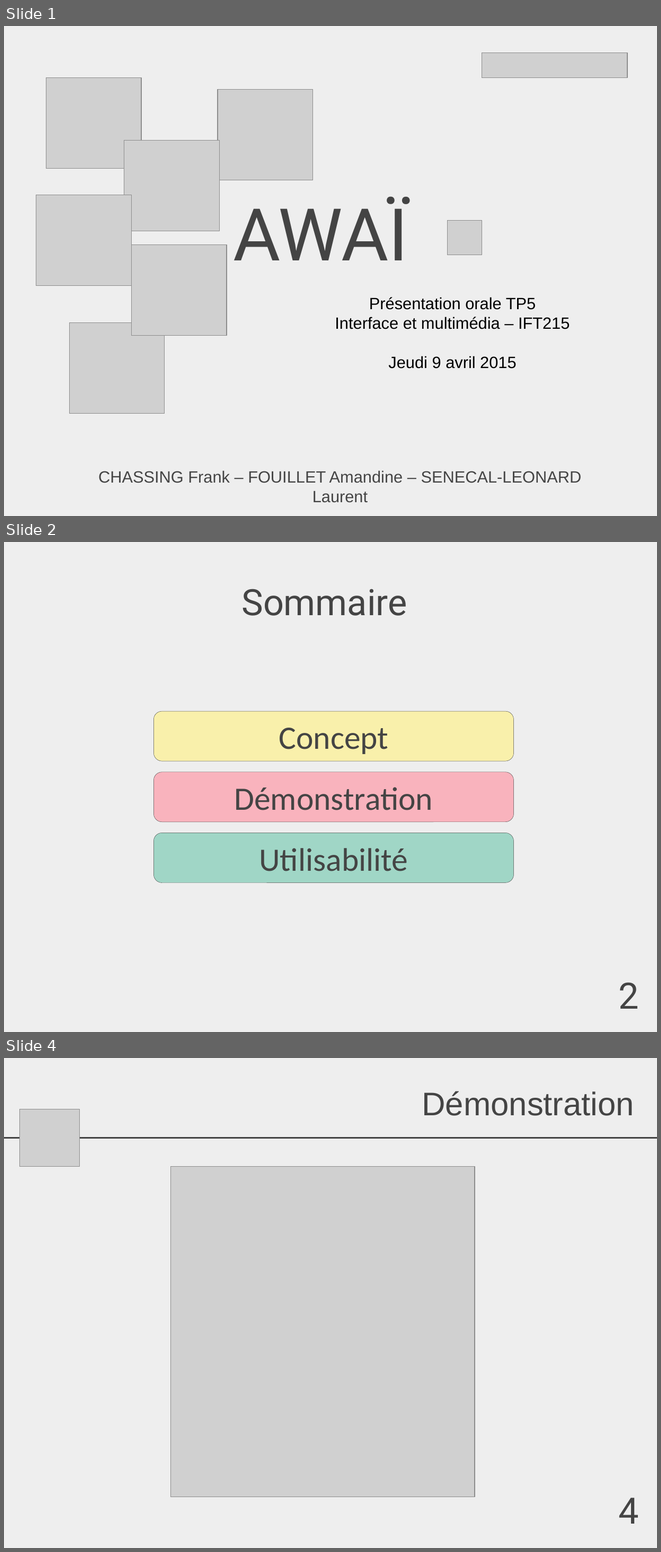
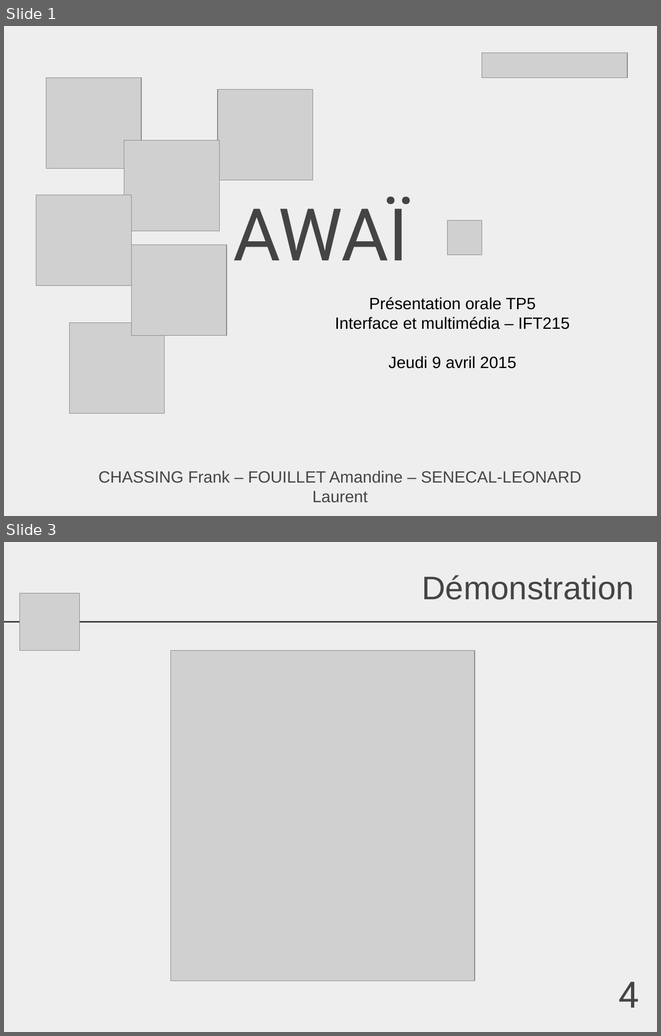
Before and after one commit to AmandineF/UDES, a slide deck: IM/TP5/AwaiPres.pptx. Shown one above the other, each under a label of ours: slides 1, 2 and 4 before the commit, slides 1 and 3 after it; the slides between them are not shown. The pictures are 661x1552 and 661x1036 pixels, drawn with LibreOffice and Linux fonts; fonts in the diff are those of the drawing; grey boxes stand for pictures. Boxes give left, top, right and bottom in pixels: in the first picture for what was removed or moved away, otherwise in the second. Text is boxed around its words. In the diff, an @@ line names an element or a change of style, - is before the commit and + after.

```diff
--- a/IM/TP5/AwaiPres.pptx
+++ b/IM/TP5/AwaiPres.pptx
@@ slide 2 removed at (4,542,657,1032), background #EEEEEE @@
@@ text removed at (241,589,407,616) @@
-Sommaire
@@ rounded rectangle removed at (153,711,513,761) @@
-Concept
@@ rounded rectangle removed at (153,772,513,821) @@
-Démonstration
@@ rounded rectangle removed at (153,832,513,882) @@
-Utilisabilité
@@ text removed at (619,982,639,1008) @@
-2
@@ what was slide 4 is now slide 3 @@
```
Also in this commit, not shown: 2 slides changed, 5 other files.
